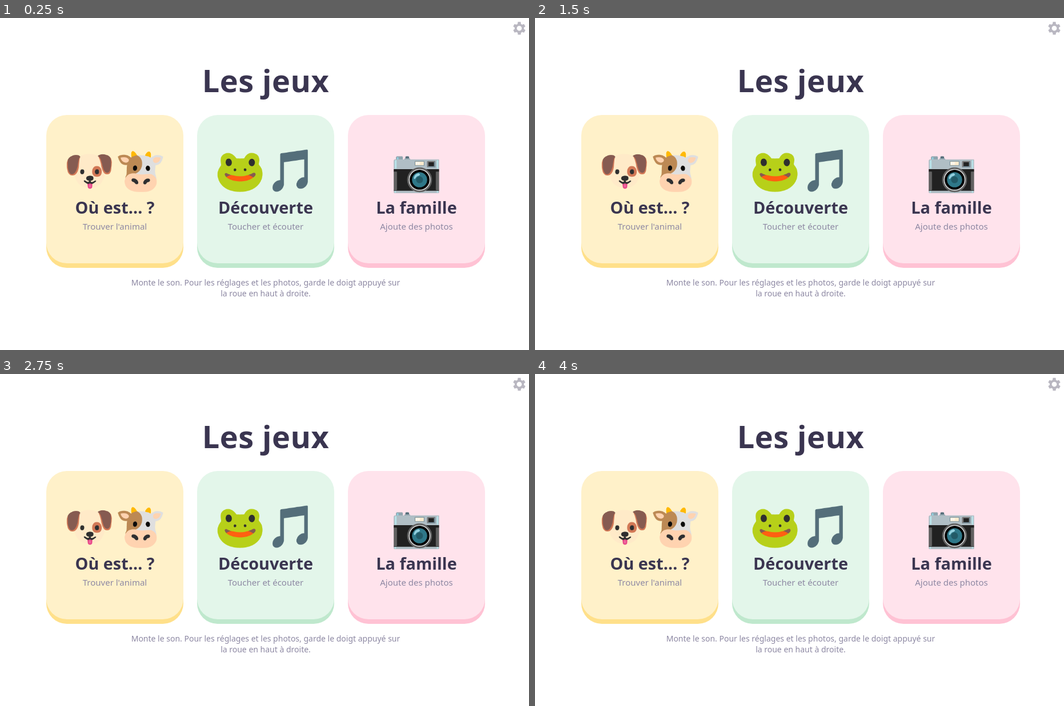
Above: before the commit, frames 1-4 (two rows, left to right).
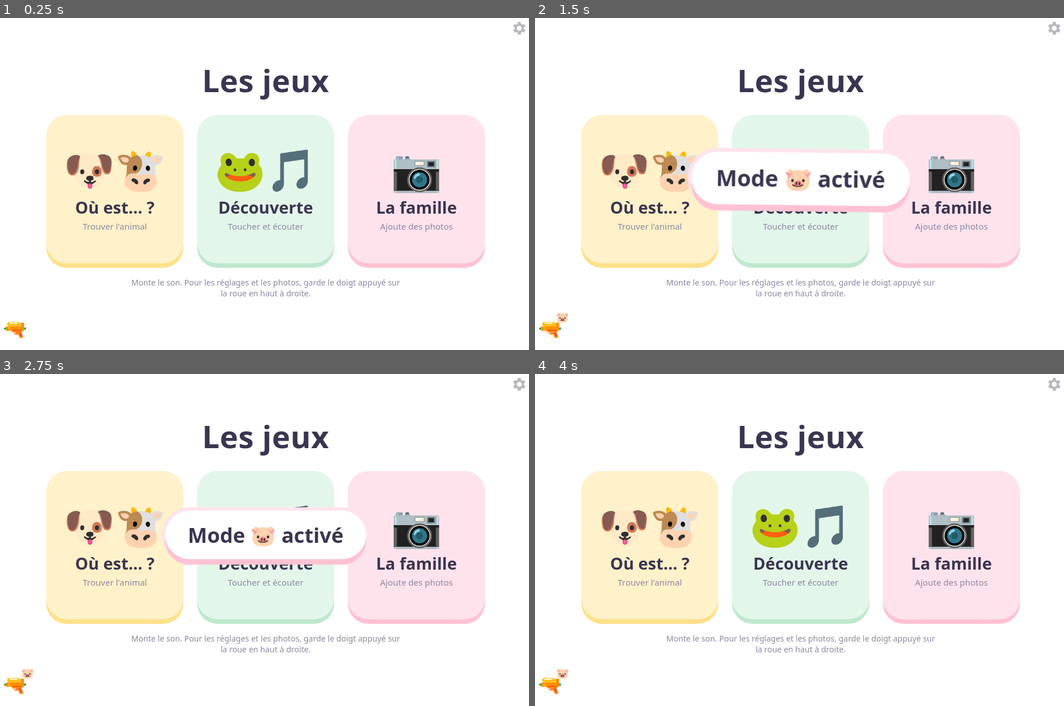
Above: after the commit, the same moments.

Repository: AlexandreBarbu57/jeu-animaux
Game: browser game, page index.html
Same seed, same stepped clock (60 frames per second), same inputs: the game is played once before the commit and once after it.
Inputs (mouse positions are in pixels of both pictures, inside the frame that each line leads up to):
- Up to frame 1 (0.25 s): no input
- Up to frame 2 (1.5 s): tap Space at 1.1 s; click (550, 330) at 1.17 s, where only the run after the commit has a clickable "🔫"
- Up to frame 3 (2.75 s): tap Space every 0.4 s from 1.5 to 2.7 s; tap Enter at 1.68 s
- Up to frame 4 (4 s): tap Space at 3.1, 3.5, 3.9 s; tap Enter at 3.85 s

The runs differ from the first frame. In frame 1, 0.1% of the frame differs, in the area x 0-5%, y 91-97%; in frame 2, 6.9%, in the area x 0-71%, y 39-97%; in frame 3, 5.8%; in frame 4, 0.2%.

Commit message:
Easter egg : pistolet à eau dans le menu, mode cochon avec son spécial
Co-Authored-By: Claude Opus 5.5 <noreply@anthropic.com>

Diff:
--- a/index.html
+++ b/index.html
@@ -313,6 +313,34 @@
   .note { margin: 8px 0 0; color: var(--soft); font-size: 15px; }
   button:focus-visible, .pick:focus-within { outline: 4px solid var(--sun); outline-offset: 4px; }
 
+  /* ---------- easter egg ---------- */
+  .egg {
+    position: absolute;
+    left: max(12px, env(safe-area-inset-left, 0px));
+    bottom: calc(env(safe-area-inset-bottom, 0px) + 12px);
+    font-size: 34px; line-height: 1;
+    background: none; border: 0; padding: 8px;
+    cursor: pointer;
+  }
+  .egg:active { transform: scale(.9) rotate(-10deg); }
+  .egg.on::after { content: "🐷"; position: absolute; right: -4px; top: -4px; font-size: 18px; }
+  .toast {
+    position: fixed; left: 50%; top: 50%;
+    transform: translate(-50%, -50%);
+    z-index: 25;
+    background: #fff;
+    color: var(--ink);
+    font-family: var(--display); font-weight: 700;
+    font-size: clamp(28px, 6vmin, 56px);
+    padding: .5em 1.1em;
+    border-radius: 999px;
+    box-shadow: 0 10px 0 #ffc2d4, 0 0 0 6px #ffe3ec;
+    white-space: nowrap;
+    pointer-events: none;
+    animation: toastpop .5s cubic-bezier(.3,1.7,.5,1) both;
+  }
+  @keyframes toastpop { from { transform: translate(-50%, -50%) scale(0) rotate(-8deg); } to { transform: translate(-50%, -50%) scale(1) rotate(0); } }
+
   @media (prefers-reduced-motion: reduce) {
     .animal { animation-duration: .01s !important; animation-iteration-count: 1 !important; }
   }
@@ -373,7 +401,10 @@
     </button>
   </div>
   <p class="hint">Monte le son. Pour les réglages et les photos, garde le doigt appuyé sur la roue en haut à droite.</p>
+  <button class="egg" id="egg" aria-label="Surprise">🔫</button>
 </div>
+
+<div class="toast" id="toast" role="status" hidden></div>
 
 <div class="panel" id="panel" hidden>
   <div class="sheet" role="dialog" aria-label="Réglages">
@@ -479,7 +510,7 @@
   // ------------------------------------------------------------------
   // Réglages (gardés sur cet appareil)
   // ------------------------------------------------------------------
-  const settings = { count: "auto", pool: "easy", rate: "0.9", kid: DEFAULT_KID };
+  const settings = { count: "auto", pool: "easy", rate: "0.9", kid: DEFAULT_KID, pig: false };
   try { Object.assign(settings, JSON.parse(localStorage.getItem("arthur-animaux") || "{}")); } catch (e) {}
   const saveSettings = () => { try { localStorage.setItem("arthur-animaux", JSON.stringify(settings)); } catch (e) {} };
 
@@ -662,6 +693,51 @@
   }
 
   // ------------------------------------------------------------------
+  // Mode cochon (easter egg) : le cochon joue le son de la vidéo
+  // ------------------------------------------------------------------
+  const PIG_ID = "🐷";
+  let pigBuf = null, pigLoading = null;
+  const pigMode = item => settings.pig && item && item.id === PIG_ID;
+  function loadPig() {
+    if (pigBuf) return Promise.resolve(pigBuf);
+    if (pigLoading) return pigLoading;
+    if (!ac) return Promise.resolve(null);
+    pigLoading = fetch("cochon.wav")
+      .then(r => { if (!r.ok) throw new Error("son"); return r.arrayBuffer(); })
+      .then(data => new Promise((res, rej) => ac.decodeAudioData(data, res, rej)))
+      .then(buf => (pigBuf = buf))
+      .catch(() => { pigLoading = null; return null; });
+    return pigLoading;
+  }
+  // joue le son ; si le fichier manque, on retombe sur la phrase normale
+  function playPig(done, fallbackText) {
+    ensureAudio();
+    stopSpeech();
+    loadPig().then(buf => {
+      if (!buf) { fallbackText ? say(fallbackText, done) : (done && done()); return; }
+      const src = ac.createBufferSource();
+      src.buffer = buf;
+      const comp = ac.createDynamicsCompressor();
+      const g = ac.createGain();
+      g.gain.value = 1;
+      src.connect(comp).connect(g).connect(master);
+      src.onended = () => done && done();
+      src.start();
+    });
+  }
+  function squirt() {
+    if (!ac) return;
+    if (!noiseBuf) popSound(0.0001);
+    const t = ac.currentTime;
+    const src = ac.createBufferSource(); src.buffer = noiseBuf;
+    const hp = ac.createBiquadFilter(); hp.type = "bandpass"; hp.frequency.setValueAtTime(3000, t); hp.frequency.exponentialRampToValueAtTime(900, t + 0.35);
+    const g = ac.createGain();
+    g.gain.setValueAtTime(0.0001, t); g.gain.exponentialRampToValueAtTime(0.5, t + 0.02); g.gain.exponentialRampToValueAtTime(0.001, t + 0.4);
+    src.connect(hp).connect(g).connect(master);
+    src.start(t); src.stop(t + 0.45);
+  }
+
+  // ------------------------------------------------------------------
   // Feu d'artifice
   // ------------------------------------------------------------------
   const cv = document.getElementById("fx");
@@ -853,7 +929,8 @@
     clearTimeout(hintTimer);
     [...board.children].forEach(c => { if (c !== el) c.classList.add("fade"); c.classList.remove("hint", "no"); });
     el.classList.add("win");
-    successSound();
+    const pigWin = pigMode(target);
+    if (!pigWin) successSound();
     const r = el.getBoundingClientRect();
     stars++;
     const full = stars >= STAR_GOAL;
@@ -870,16 +947,16 @@
       ? `Bravo${kid ? " " + kid : ""} ! ${praise} Tu as gagné toutes les étoiles !`
       : `${cheer} ${praise}`;
     const winAt = Date.now();
-    later(() => {
-      say(line, () => {
-        // laisser le feu d'artifice se terminer avant la manche suivante
-        const minShow = full ? 5200 : 3000;
-        later(() => {
-          if (full) { stars = 0; renderStars(); }
-          newRound();
-        }, Math.max(600, minShow - (Date.now() - winAt)));
-      });
-    }, 350);
+    const next = () => {
+      // laisser le feu d'artifice se terminer avant la manche suivante
+      const minShow = full ? 5200 : 3000;
+      later(() => {
+        if (full) { stars = 0; renderStars(); }
+        newRound();
+      }, Math.max(600, minShow - (Date.now() - winAt)));
+    };
+    if (pigWin) playPig(() => { if (full) say(line, next); else next(); }, line);
+    else later(() => say(line, next), 350);
   }
 
   function lose(item, el) {
@@ -891,10 +968,9 @@
     if (settings.count === "auto" && roundErrors === 2 && level > 2) level--;
     el.classList.remove("no"); void el.offsetWidth; el.classList.add("no");
     setTimeout(() => el.classList.remove("no"), 600);
-    wrongSound();
     clearTimeout(hintTimer);
     const g = gen;
-    hintTimer = setTimeout(() => {
+    const explain = () => {
       if (g !== gen) return;
       say(`Ça, c'est ${item.name}. ${question()}`, () => {
         if (roundErrors >= 2) {
@@ -902,7 +978,10 @@
           t && t.classList.add("hint");
         }
       });
-    }, 1150);
+    };
+    if (pigMode(item)) { playPig(explain); return; }
+    wrongSound();
+    hintTimer = setTimeout(explain, 1150);
   }
 
   speakBtn.addEventListener("click", () => {
@@ -936,10 +1015,12 @@
     burst(r.left + r.width / 2, r.top + r.height / 2, Math.random() * 360, 40, 0.15);
     chime();
     heard.add(item.id);
-    say(item.c, () => {
+    const after = () => {
       el.classList.remove("big");
       if (heard.size >= discoverSet.length) later(newDiscover, 900);
-    });
+    };
+    if (pigMode(item)) playPig(after, item.c);
+    else say(item.c, after);
   }
   document.getElementById("next").addEventListener("click", () => {
     ensureAudio();
@@ -993,6 +1074,7 @@
     menu.hidden = true;
     homeBtn.hidden = false;
     keepAwake();
+    if (settings.pig) loadPig();
     stars = 0; renderStars();
     level = 2; cleanStreak = 0; recent = []; discoverSet = [];
     board.innerHTML = "";
@@ -1012,6 +1094,28 @@
     homeBtn.hidden = true;
   }
   document.querySelectorAll(".tile").forEach(t => t.addEventListener("click", () => startMode(t.dataset.mode)));
+
+  // ---------- easter egg : le pistolet à eau ----------
+  const egg = document.getElementById("egg");
+  const toast = document.getElementById("toast");
+  let toastTimer = null;
+  function showToast(text) {
+    toast.textContent = text;
+    toast.hidden = true; void toast.offsetWidth; toast.hidden = false;
+    clearTimeout(toastTimer);
+    toastTimer = setTimeout(() => { toast.hidden = true; }, 2200);
+  }
+  const syncEgg = () => egg.classList.toggle("on", !!settings.pig);
+  egg.addEventListener("click", () => {
+    ensureAudio();
+    settings.pig = !settings.pig;
+    saveSettings();
+    syncEgg();
+    squirt();
+    showToast(settings.pig ? "Mode 🐷 activé" : "Mode 🐷 désactivé");
+    if (settings.pig) loadPig();
+  });
+  syncEgg();
 
   // ------------------------------------------------------------------
   // Réglages parent : appui long sur la roue
--- a/sw.js
+++ b/sw.js
@@ -1,6 +1,6 @@
 // Garde le jeu sur l'appareil pour qu'il marche sans internet.
-const CACHE = "animaux-20261126190626";
-const SHELL = ["./", "./index.html", "./manifest.webmanifest", "./icon-180.png", "./icon-192.png", "./icon-512.png"];
+const CACHE = "animaux-20261126201408";
+const SHELL = ["./", "./index.html", "./manifest.webmanifest", "./icon-180.png", "./icon-192.png", "./icon-512.png", "./cochon.wav"];
 self.addEventListener("install", e => {
   e.waitUntil(caches.open(CACHE).then(c => c.addAll(SHELL)).then(() => self.skipWaiting()));
 });
Not shown, added: cochon.wav
